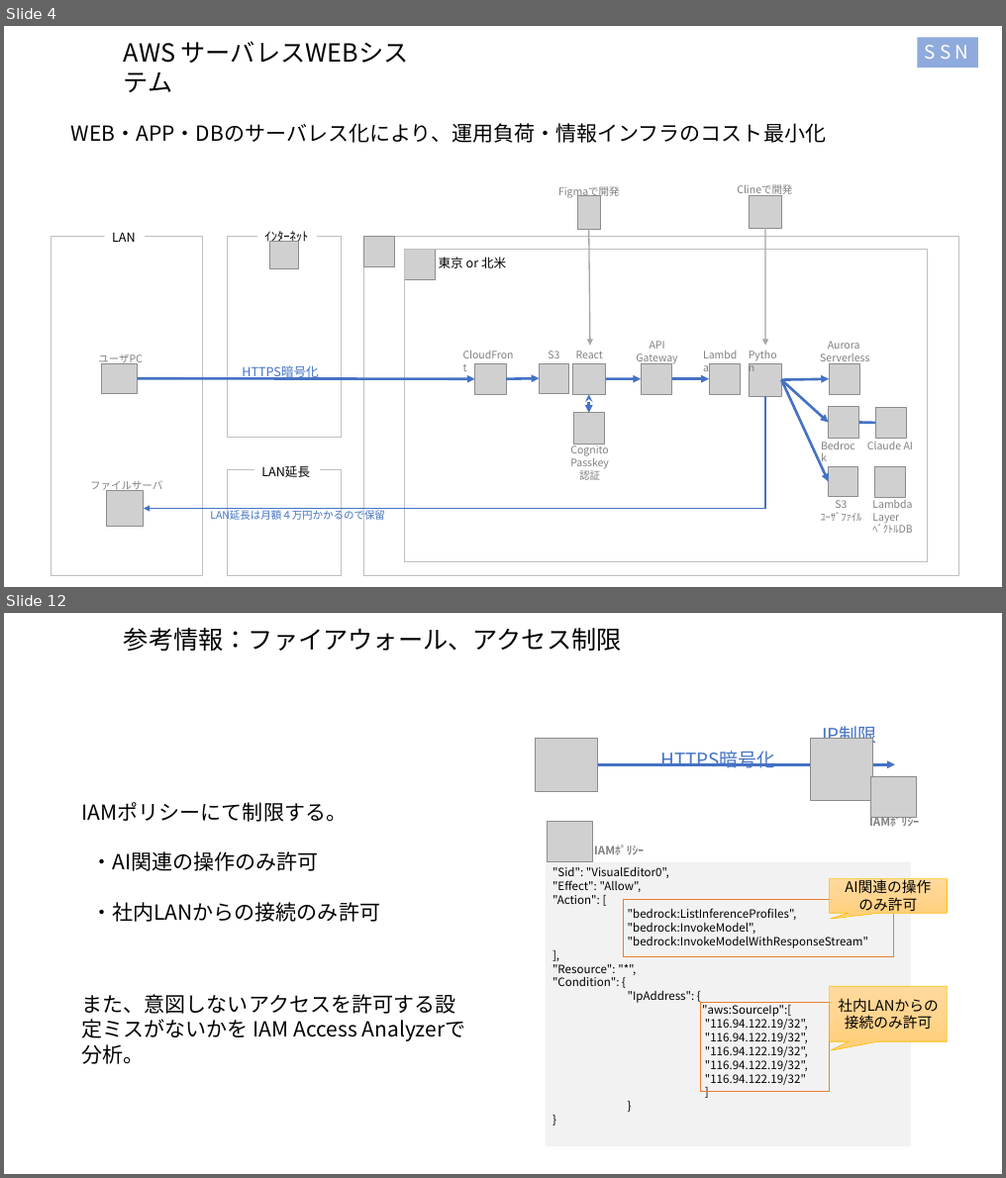
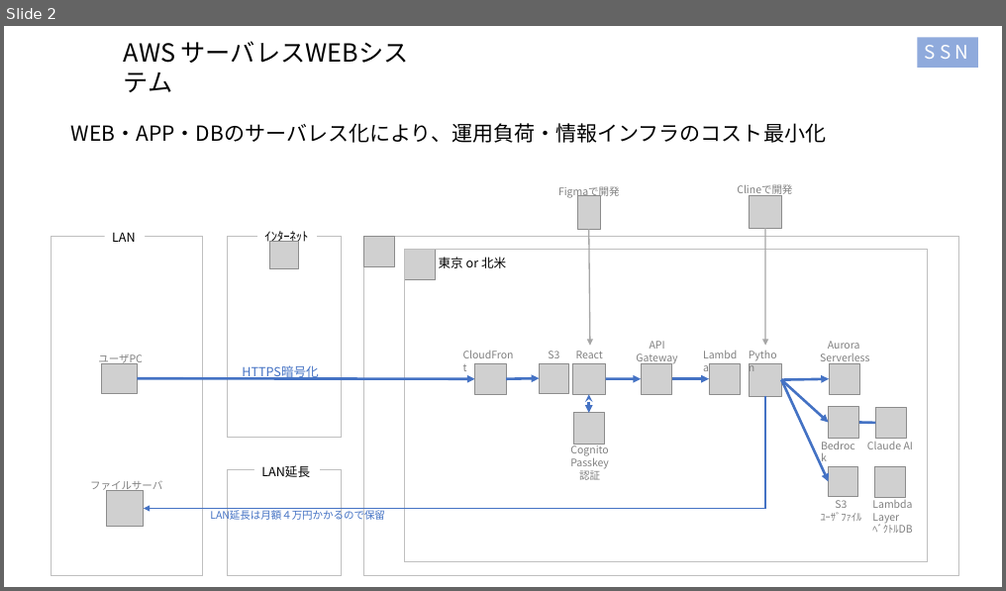
Before and after one commit to kiri0408/tyaga, a slide deck: aws_memo2.pptx. Shown one above the other, each under a label of ours: slides 4 and 12 before the commit, slide 2 after it; the slides between them are not shown. The pictures are 1006x1178 and 1006x591 pixels, drawn with LibreOffice and Linux fonts; fonts in the diff are those of the drawing; grey boxes stand for pictures. Boxes give left, top, right and bottom in pixels: in the first picture for what was removed or moved away, otherwise in the second. Text is boxed around its words. In the diff, an @@ line names an element or a change of style, - is before the commit and + after.

```diff
--- a/aws_memo2.pptx
+++ b/aws_memo2.pptx
@@ slide 12 removed at bbox=[4, 613, 1002, 1174], background #FFFFFF @@
@@ text removed at bbox=[124, 627, 622, 651] @@
-参考情報：ファイアウォール、アクセス制限
@@ text removed at bbox=[822, 723, 876, 748] @@
-IP制限
@@ picture removed at bbox=[535, 738, 598, 791] @@
@@ text removed at bbox=[660, 751, 775, 768] @@
-HTTPS暗号化
@@ picture removed at bbox=[810, 738, 872, 800] @@
@@ arrow removed from (598, 765) to (895, 765) @@
@@ picture removed at bbox=[871, 776, 917, 817] @@
@@ text removed at bbox=[82, 802, 380, 922] @@
-IAMポリシーにて制限する。
-・AI関連の操作のみ許可
-・社内LANからの接続のみ許可
@@ text removed at bbox=[869, 814, 919, 827] @@
-IAMﾎﾟﾘｼｰ
@@ picture removed at bbox=[547, 821, 592, 862] @@
@@ text removed at bbox=[594, 845, 644, 856] @@
-IAMﾎﾟﾘｼｰ
@@ rectangle removed at bbox=[546, 862, 912, 1147] @@
-"Sid": "VisualEditor0",
-"Effect": "Allow",
-"Action": [
-"bedrock:ListInferenceProfiles",
-"bedrock:InvokeModel",
-"bedrock:InvokeModelWithResponseStream"
-],
-"Resource": "*",
-"Condition": {
-"IpAddress": {
-"aws:SourceIp":[
-"116.94.122.19/32",
-"116.94.122.19/32",
-"116.94.122.19/32",
-"116.94.122.19/32",
-"116.94.122.19/32"
-]
-}
-}
@@ speech box removed at bbox=[829, 878, 947, 913] @@
-AI関連の操作
-のみ許可
@@ rectangle removed at bbox=[623, 899, 894, 958] @@
@@ text removed at bbox=[82, 994, 456, 1064] @@
-また、意図しないアクセスを許可する設定ミスがないかを IAM Access Analyzerで分析。
@@ speech box removed at bbox=[830, 986, 948, 1042] @@
-社内LANからの接続のみ許可
@@ rectangle removed at bbox=[700, 1002, 829, 1091] @@
@@ what was slide 4 is now slide 2 @@
```
Also in this commit, not shown: 12 other slides removed.
